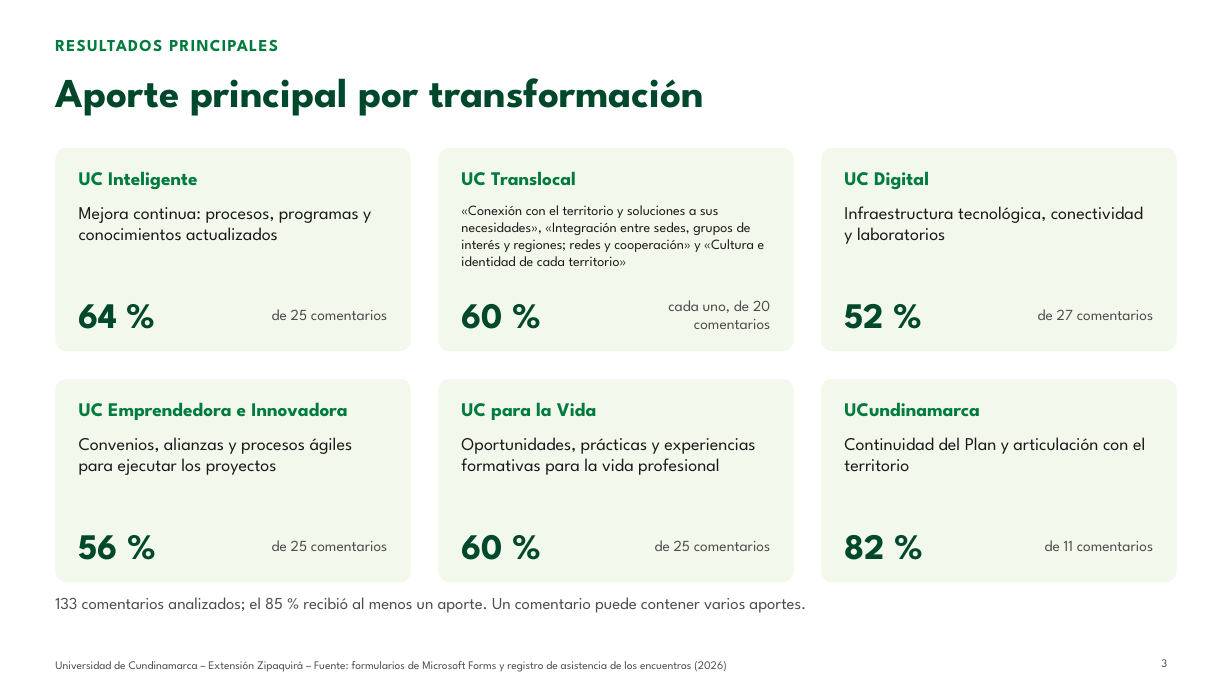
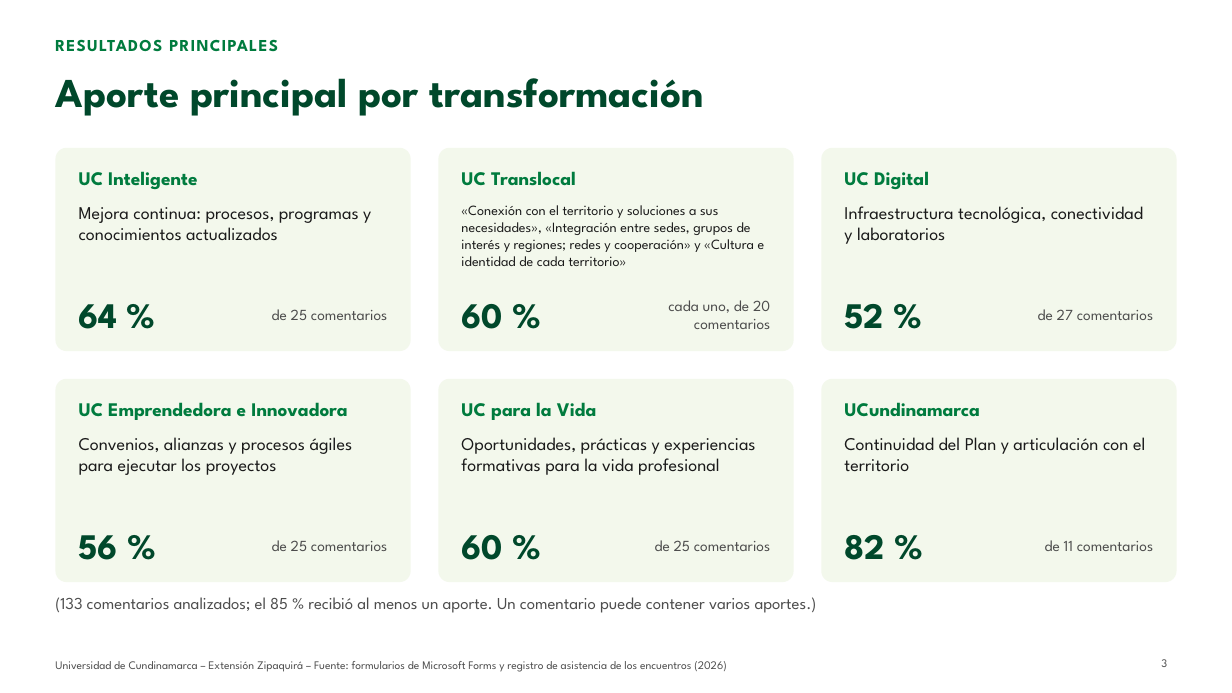
Before and after one commit to Nicolaserd/Planeacion_estrategica_transformaciones_temas, a slide deck: slide 3 of flujo_bert_jev/informe/presentaciones/Presentacion_Extension_Zipaquira_BERT_Jev.pptx. Drawn at 1232x693 pixels with LibreOffice and Linux fonts; fonts in the diff are those of the drawing; background and template pictures are left out. Boxes give left, top, right and bottom in pixels: in the first picture for what was removed or moved away, otherwise in the second. Text is boxed around its words. In the diff, an @@ line names an element or a change of style, - is before the commit and + after.

```diff
--- a/flujo_bert_jev/informe/presentaciones/Presentacion_Extension_Zipaquira_BERT_Jev.pptx
+++ b/flujo_bert_jev/informe/presentaciones/Presentacion_Extension_Zipaquira_BERT_Jev.pptx
@@ text at <box>55,597,817,613</box>: text changed @@
-133 comentarios analizados; el 85 % recibió al menos un aporte. Un comentario puede contener varios aportes.
+(133 comentarios analizados; el 85 % recibió al menos un aporte. Un comentario puede contener varios aportes.)
```
Also in this commit, not shown: 7 other slides changed, 23 other files.
